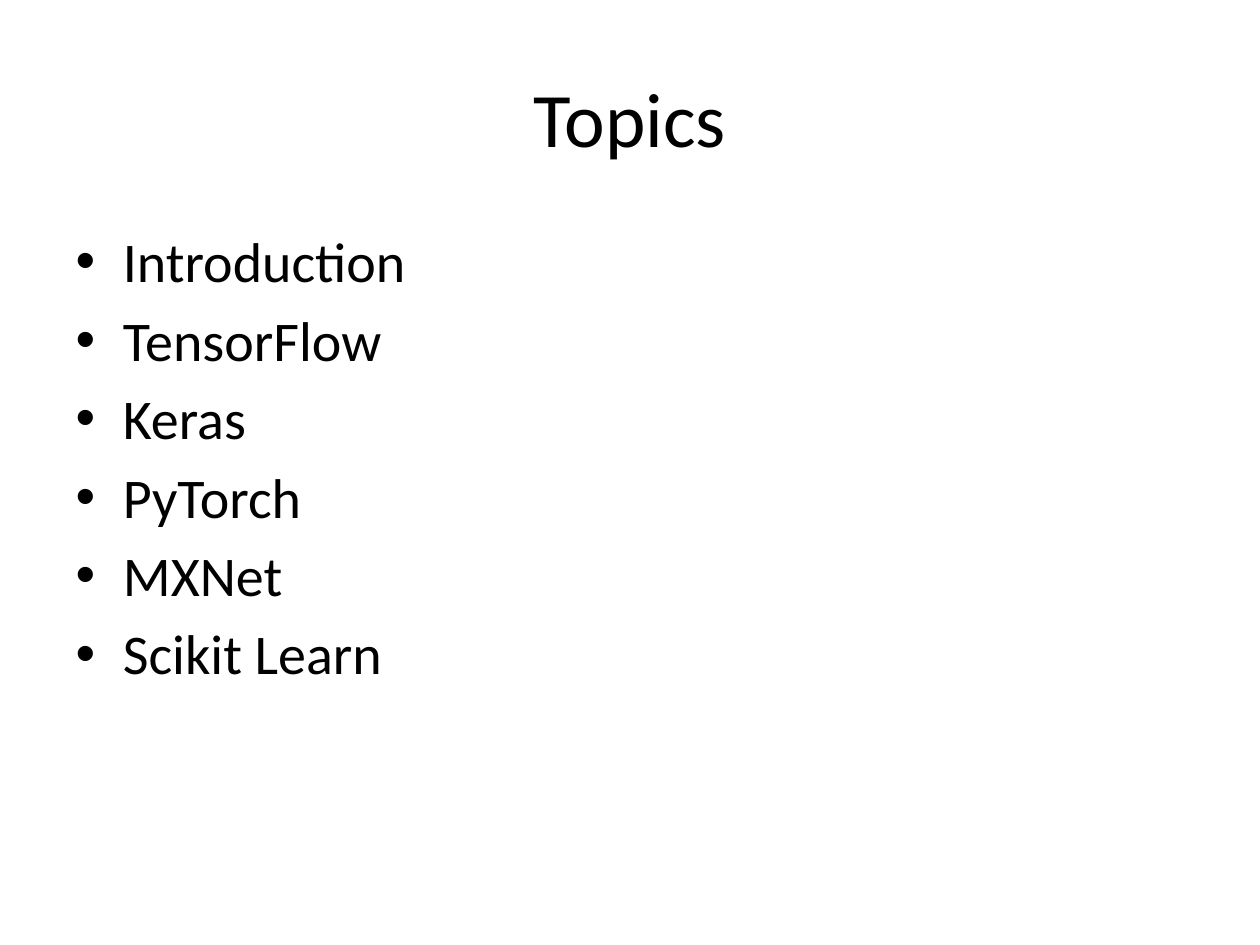
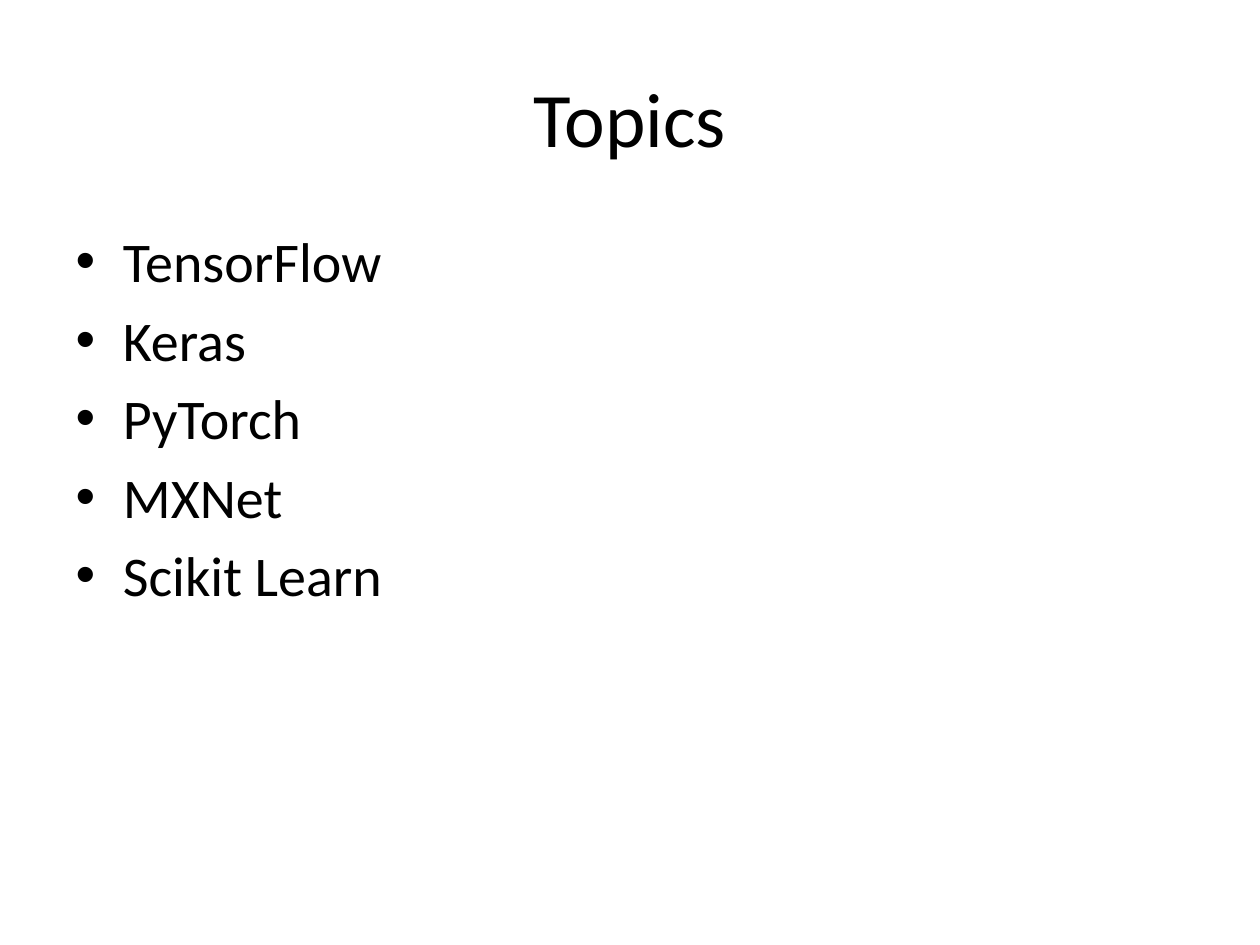
Before and after one commit to look4pritam/ArtificialIntelligence, a slide deck: slide 2 of Introduction/MachineLearningFrameworks.pptx. Drawn at 1260x945 pixels with LibreOffice and Linux fonts; fonts in the diff are those of the drawing. Boxes give left, top, right and bottom in pixels: in the first picture for what was removed or moved away, otherwise in the second. Text is boxed around its words. In the diff, an @@ line names an element or a change of style, - is before the commit and + after.

```diff
--- a/Introduction/MachineLearningFrameworks.pptx
+++ b/Introduction/MachineLearningFrameworks.pptx
@@ text at (123, 243, 405, 283): paragraph removed @@
-• Introduction
```
Also in this commit, not shown: 1 other slide changed, 4 slides added, 3 slides removed.
